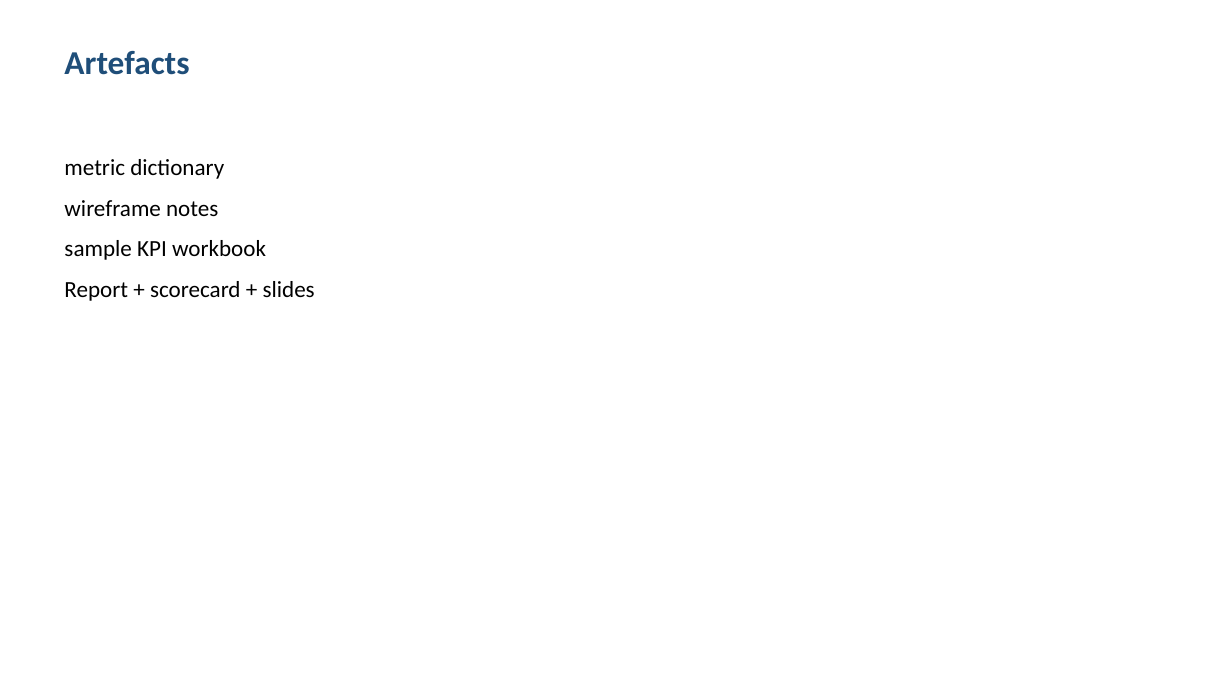
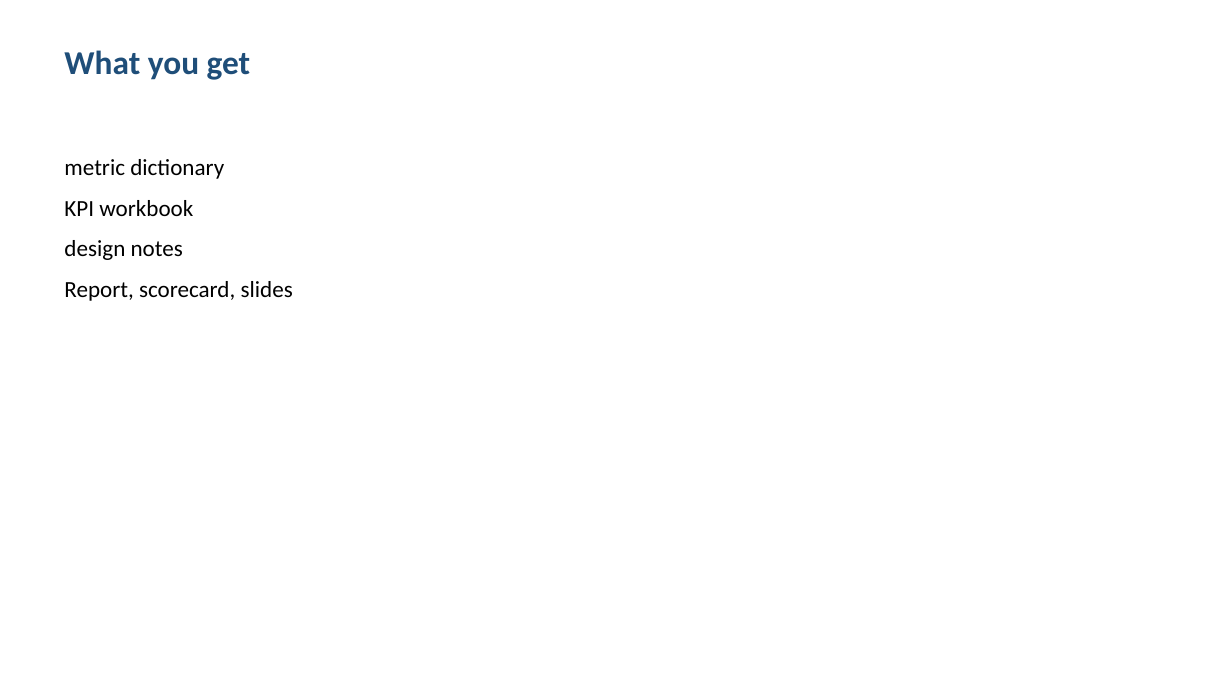
Before and after one commit to shohrabniaz/agent-performance-and-student-outcome-analytics, a slide deck: slide 3 of Final_Submission/02_Presentation.pptx. Drawn at 1232x693 pixels with LibreOffice and Linux fonts; fonts in the diff are those of the drawing. Boxes give left, top, right and bottom in pixels: in the first picture for what was removed or moved away, otherwise in the second. Text is boxed around its words. In the diff, an @@ line names an element or a change of style, - is before the commit and + after.

```diff
--- a/Final_Submission/02_Presentation.pptx
+++ b/Final_Submission/02_Presentation.pptx
@@ text at [64, 50, 251, 80]: text changed @@
-Artefacts
+What you get
@@ text at [64, 200, 293, 301]: text changed @@
-wireframe notes
-sample KPI workbook
-Report + scorecard + slides
+KPI workbook
+design notes
+Report, scorecard, slides
```
Also in this commit, not shown: 3 other slides changed, 12 other files.
